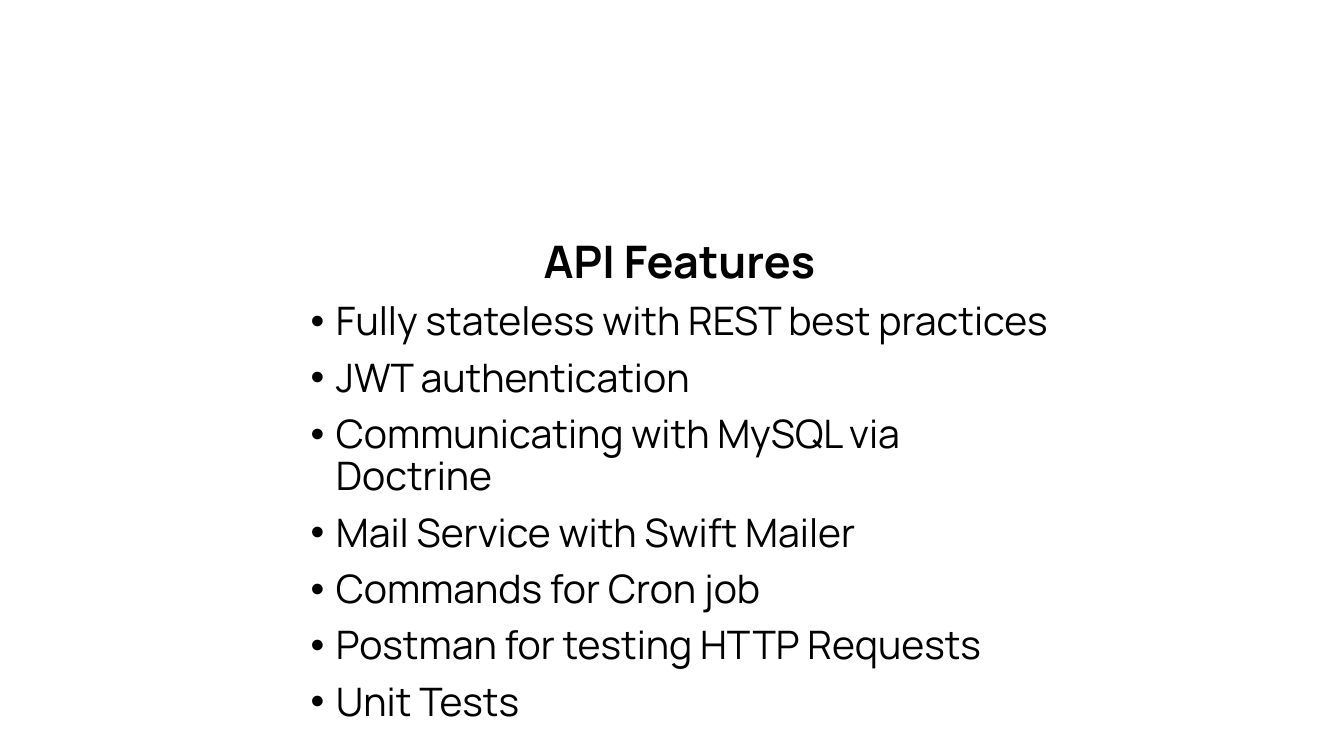
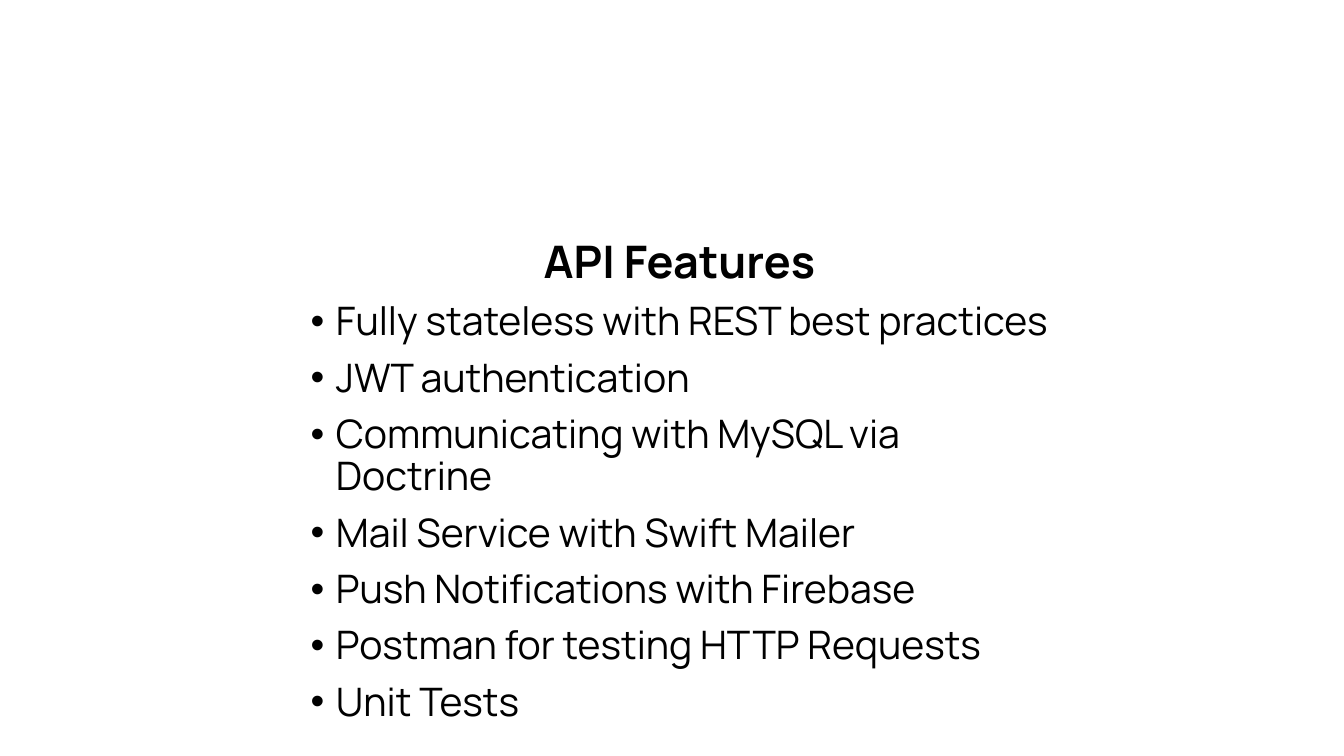
Before and after one commit to LukaPatarcic/social-media, a slide deck: slide 4 of Documentation/Presentation.pptx. Drawn at 1344x756 pixels with LibreOffice and Linux fonts; fonts in the diff are those of the drawing; background and template pictures are left out. Boxes give left, top, right and bottom in pixels: in the first picture for what was removed or moved away, otherwise in the second. Text is boxed around its words. In the diff, an @@ line names an element or a change of style, - is before the commit and + after.

```diff
--- a/Documentation/Presentation.pptx
+++ b/Documentation/Presentation.pptx
@@ text at (x1=336, y1=574, x2=915, y2=604): text changed @@
-• Commands for Cron job
+• Push Notifications with Firebase
```
Also in this commit, not shown: 2 other files.
